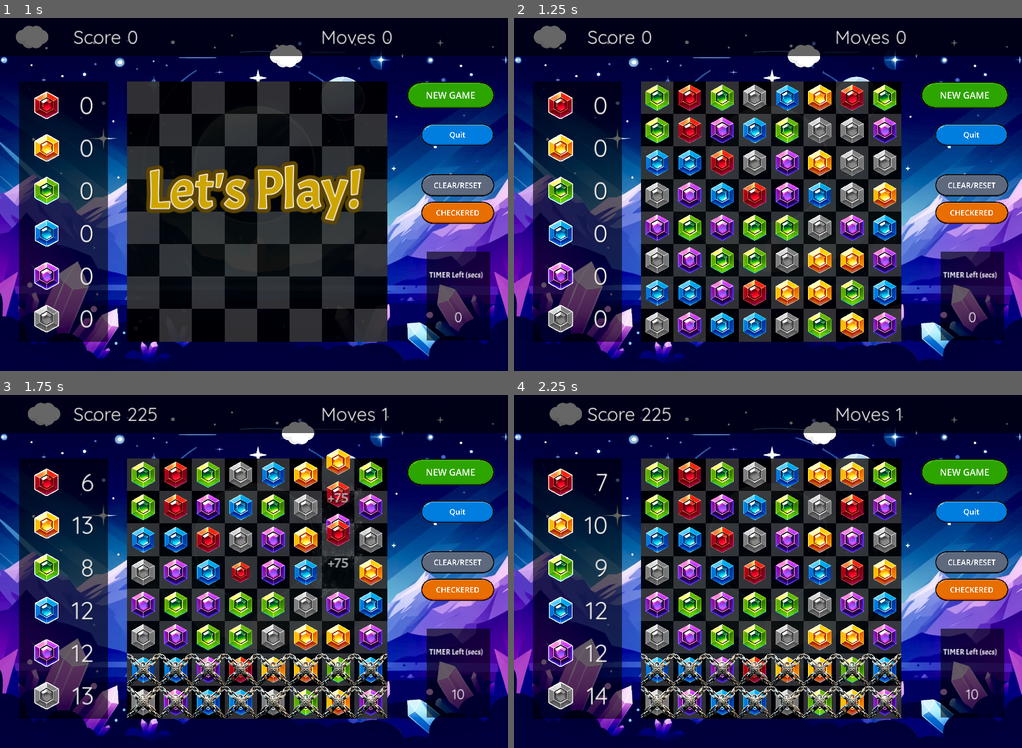
Above: before the commit, frames 1-4 (two rows, left to right).
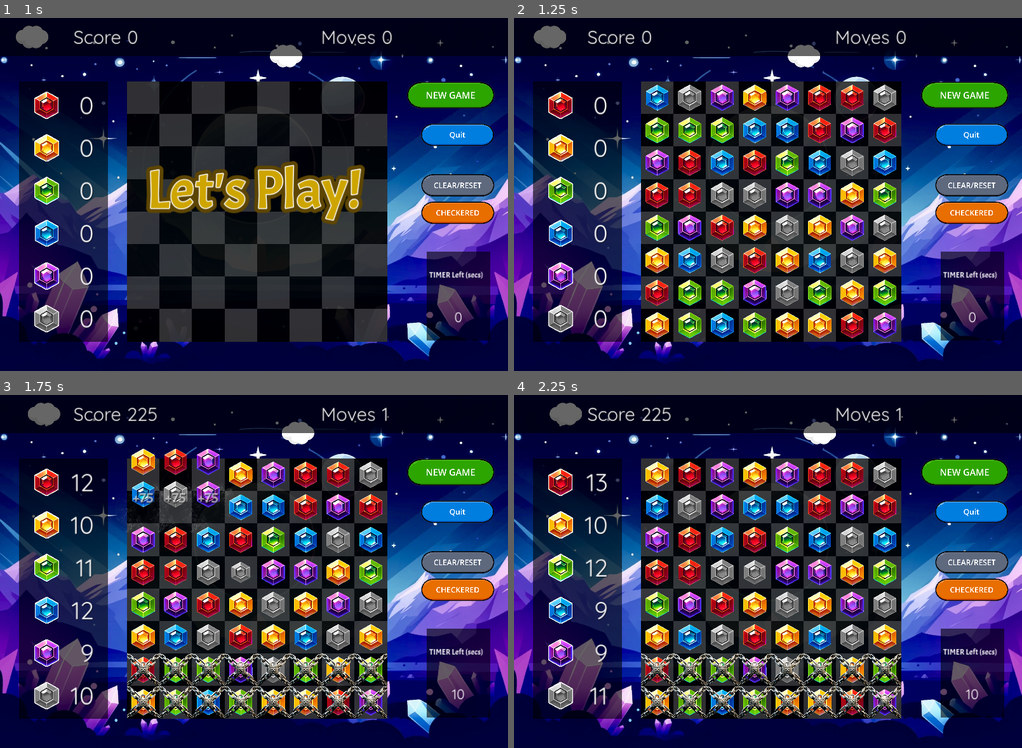
Above: after the commit, the same moments.

Repository: gitbrent/godot-match-3
Game: Godot game, scene res://main.tscn
Two runs of this game, one before a commit and one after it. Both use one fixed random seed, a clock stepped at 60 frames per second and the inputs below.
Inputs:
- Up to frame 1 (1 s): click "Level 2" at 0.5 s
- Up to frame 2 (1.25 s): no input
- Up to frame 3 (1.75 s): click "Level 1" at 1.25 s
- Up to frame 4 (2.25 s): click "Level 1" at 2 s

Frame 1 is identical in both runs. In frame 2, 14% of the frame differs, in the area x 25-76%, y 18-91%; in frame 3, 15%, in the area x 13-76%, y 15-91%; in frame 4, 13%.

Commit message:
updated Food level to use init, show msg

Diff:
--- a/game_boards/board_food/board_food.gd
+++ b/game_boards/board_food/board_food.gd
@@ -1,10 +1,11 @@
 extends Node2D
-class_name GameBoard
+class_name GameBoardFood
 # SIGNALS
 signal props_updated_moves(moves:int)
 signal props_updated_score(score:int)
 signal props_updated_gemsdict(gems_dict:Dictionary)
 signal board_match_multi(match_cnt:int)
+signal show_game_msg(msg:String)
 # SCENES
 @onready var grid_container:GridContainer = $GridContainer
 @onready var hbox_container:HBoxContainer = $HBoxContainer
@@ -13,6 +14,7 @@
 var CmnDbg = preload("res://game_boards/all_common/common_debug.gd").new()
 const GEM_COLOR_NAMES = [Enums.GemColor.RED, Enums.GemColor.ORG, Enums.GemColor.YLW, Enums.GemColor.GRN, Enums.GemColor.BLU, Enums.GemColor.PRP]
 const GEM_POINTS:int = 25
+const GEM_DICT:Enums.GemDict = Enums.GemDict.FOOD
 var selected_cell_1:CommonGemCell = null
 var selected_cell_2:CommonGemCell = null
 var undo_cell_1:CommonGemCell = null
@@ -29,8 +31,29 @@
 	const brd_sq0 = "res://game_boards/board_food/assets/board_square_0.tscn"
 	const brd_sq1 = "res://game_boards/board_food/assets/board_square_1.tscn"
 	CmnFunc.fill_grid(hbox_container, grid_container, brd_sq0, brd_sq1)
-	CmnFunc.fill_hbox(hbox_container, Enums.GemDict.FOOD, self._on_cell_click)
-	# B: check board after init
+
+# NOTE: iOS [Xcode] has no cells if "CmnFunc.fill_hbox()" is in the _ready() func above
+# So, instead of having [game_space.gd] flip `visible` flag on this scene, let's do both of these here to alleviate the issue
+# Plus, even when calling both fill_grid funcs, then "process_game_round()" - it made the matching sound sin the background on main game launch, etc.
+func init_game():
+	# IMPORTANT: This game scene was just made visible before this func is called,
+	# so give the engine a render frame to set the HBoxs or they wont exist yet
+	call_deferred("init_game2")
+
+func init_game2():
+	# A: clear all GemCells
+	for vbox in hbox_container.get_children():
+		for cell in vbox.get_children():
+			vbox.remove_child(cell)
+			cell.queue_free()
+	# B: show awesome welcome message
+	emit_signal("show_game_msg", "Let's Play!")
+	# C: Animation runtime for msg is 0.5-sec
+	await CmnFunc.delay_time(self.get_child(0), 0.5)
+	# D: do this hre instead of _ready() as iOS/Xcode wont fill cells when invisible or something like that
+	CmnFunc.fill_hbox(hbox_container, GEM_DICT, self._on_cell_click)
+	# E: check board after init (wait a 1/4 sec) for UI updates
+	await CmnFunc.delay_time(self, 0.25)
 	process_game_round()
 
 func new_game():
@@ -107,8 +130,8 @@
 	# C: logially swap
 	var gem_cell_1 = swap_cell_1.gem_color
 	var gem_cell_2 = swap_cell_2.gem_color
-	swap_cell_1.initialize(gem_cell_2, Enums.GemDict.FOOD)
-	swap_cell_2.initialize(gem_cell_1, Enums.GemDict.FOOD)
+	swap_cell_1.initialize(gem_cell_2, GEM_DICT)
+	swap_cell_2.initialize(gem_cell_1, GEM_DICT)
 	#debug_print_ascii_table([swap_cell_1,swap_cell_2])
 
 	# D: get position to restore to after move so tween sets/flows smoothly
--- a/game_boards/board_food/game_food.gd
+++ b/game_boards/board_food/game_food.gd
@@ -1,15 +1,26 @@
 extends Node2D
+# VARS
+var CmnFunc = preload("res://game_boards/all_common/common.gd").new()
 # SCENES
 @onready var game_top_h_box:HBoxContainer = $ContTopBar/GameTopHBox
 @onready var game_stats:VBoxContainer = $ContGameStats/GameStats
-@onready var game_board:GameBoard = $ContBoard/Board
+@onready var game_board:GameBoardFood = $ContBoard/Board
 @onready var animation_player:AnimationPlayer = $ContMessages/AnimationPlayer
+@onready var center_container:CenterContainer = $ContMessages/CenterContainer
+@onready var label_msg_btm:RichTextLabel = $ContMessages/CenterContainer/LabelMsgBtm
+@onready var label_msg_top:RichTextLabel = $ContMessages/CenterContainer/LabelMsgTop
 
 func _ready():
+	# A:
 	game_board.connect("props_updated_moves", self._on_props_updated_moves)
 	game_board.connect("props_updated_score", self._on_props_updated_score)
 	game_board.connect("props_updated_gemsdict", self._on_props_updated_gemsdict)
 	game_board.connect("board_match_multi", self.on_board_match_multi)
+	game_board.connect("show_game_msg", self._on_show_game_msg)
+	# B:
+	center_container.visible = false
+
+# =========================================================
 
 func _on_props_updated_gemsdict(gems_dict:Dictionary):
 	# EX: `{ "RED": 9, "ORG": 11, "YLW": 14, "GRN": 9, "BLU": 9, "PRP": 12 }`
@@ -25,6 +36,13 @@
 
 func _on_props_updated_moves(moves:int):
 	game_top_h_box.get_child(1).get_child(1).text = str(moves)
+
+func _on_show_game_msg(msg:String):
+	label_msg_btm.text = msg
+	label_msg_top.text = msg
+	animation_player.play("show_msg_game")
+	await CmnFunc.delay_time(self, 0.5)
+	center_container.visible = false
 
 func on_board_match_multi(match_cnt:int):
 	# TODO: add more messages
@@ -44,3 +62,8 @@
 func _on_btn_make_vert_pressed():
 	game_board.debug_make_gem_grid()
 	#game_board.debug_make_match_col()
+
+# =========================================================
+
+func init_game():
+	game_board.init_game()
--- a/game_boards/board_food/game_food.tscn
+++ b/game_boards/board_food/game_food.tscn
@@ -66,9 +66,50 @@
 "values": [204, 240, 204]
 }
 
+[sub_resource type="Animation" id="Animation_yx87u"]
+resource_name = "show_msg_game"
+length = 0.5
+tracks/0/type = "value"
+tracks/0/imported = false
+tracks/0/enabled = true
+tracks/0/path = NodePath("ContMessages/CenterContainer:visible")
+tracks/0/interp = 1
+tracks/0/loop_wrap = true
+tracks/0/keys = {
+"times": PackedFloat32Array(0, 0.5),
+"transitions": PackedFloat32Array(1, 1),
+"update": 1,
+"values": [true, false]
+}
+tracks/1/type = "value"
+tracks/1/imported = false
+tracks/1/enabled = true
+tracks/1/path = NodePath("ContMessages/CenterContainer/LabelMsgBtm:theme_override_font_sizes/normal_font_size")
+tracks/1/interp = 1
+tracks/1/loop_wrap = true
+tracks/1/keys = {
+"times": PackedFloat32Array(0, 0.25, 0.5),
+"transitions": PackedFloat32Array(1, 1, 1),
+"update": 0,
+"values": [204, 240, 204]
+}
+tracks/2/type = "value"
+tracks/2/imported = false
+tracks/2/enabled = true
+tracks/2/path = NodePath("ContMessages/CenterContainer/LabelMsgTop:theme_override_font_sizes/normal_font_size")
+tracks/2/interp = 1
+tracks/2/loop_wrap = true
+tracks/2/keys = {
+"times": PackedFloat32Array(0, 0.25, 0.5),
+"transitions": PackedFloat32Array(1, 1, 1),
+"update": 0,
+"values": [204, 240, 204]
+}
+
 [sub_resource type="AnimationLibrary" id="AnimationLibrary_htlur"]
 _data = {
-"show_msg_amazing": SubResource("Animation_3xeuw")
+"show_msg_amazing": SubResource("Animation_3xeuw"),
+"show_msg_game": SubResource("Animation_yx87u")
 }
 
 [node name="GameFood" type="Node2D"]
@@ -506,6 +547,35 @@
 autowrap_mode = 0
 shortcut_keys_enabled = false
 
+[node name="CenterContainer" type="CenterContainer" parent="ContMessages"]
+offset_right = 2000.0
+offset_bottom = 259.0
+mouse_filter = 2
+
+[node name="LabelMsgBtm" type="RichTextLabel" parent="ContMessages/CenterContainer"]
+clip_contents = false
+layout_mode = 2
+theme = ExtResource("18_p5dta")
+theme_override_font_sizes/normal_font_size = 204
+bbcode_enabled = true
+text = "Message"
+fit_content = true
+scroll_active = false
+autowrap_mode = 0
+shortcut_keys_enabled = false
+
+[node name="LabelMsgTop" type="RichTextLabel" parent="ContMessages/CenterContainer"]
+clip_contents = false
+layout_mode = 2
+theme = ExtResource("17_j7spk")
+theme_override_font_sizes/normal_font_size = 204
+bbcode_enabled = true
+text = "Message"
+fit_content = true
+scroll_active = false
+autowrap_mode = 0
+shortcut_keys_enabled = false
+
 [connection signal="pressed" from="BtnNewGame" to="." method="_on_newgame_button_pressed"]
 [connection signal="pressed" from="BtnQuitGame" to="." method="_on_btn_quit_game"]
 [connection signal="pressed" from="BtnClearDebugLabels" to="." method="_on_btn_clear_debug_labels_pressed"]
--- a/game_boards/board_space/board_space.gd
+++ b/game_boards/board_space/board_space.gd
@@ -68,9 +68,6 @@
 	# F: start inactivity timer
 	inactivity_timer.start()
 	# G: *GAME-SPECIFIC*: frozen gems
-	# TODO: NEW!
-	print("WIP:")
-	# TODO: look bottom two rows
 	CmnFunc.lock_bottom_two_rows(hbox_container)
 
 func new_game():
--- a/game_boards/board_space/game_space.tscn
+++ b/game_boards/board_space/game_space.tscn
@@ -606,7 +606,7 @@
 grow_horizontal = 2
 grow_vertical = 2
 theme = ExtResource("18_jrjnv")
-theme_override_font_sizes/normal_font_size = 240
+theme_override_font_sizes/normal_font_size = 204
 bbcode_enabled = true
 text = "[center]Amazing![/center]"
 fit_content = true
@@ -627,7 +627,7 @@
 grow_horizontal = 2
 grow_vertical = 2
 theme = ExtResource("19_iidij")
-theme_override_font_sizes/normal_font_size = 240
+theme_override_font_sizes/normal_font_size = 204
 bbcode_enabled = true
 text = "[center]Amazing![/center]"
 fit_content = true
@@ -636,7 +636,6 @@
 shortcut_keys_enabled = false
 
 [node name="CenterContainer" type="CenterContainer" parent="ContMessages"]
-visible = false
 layout_mode = 0
 offset_right = 2000.0
 offset_bottom = 259.0
--- a/main.gd
+++ b/main.gd
@@ -6,6 +6,7 @@
 func _on_btn_board_1_pressed():
 	game_board_1.visible = true
 	game_board_2.visible = false
+	game_board_1.init_game()
 
 func _on_btn_board_2_pressed():
 	game_board_1.visible = false
Not shown: 1 places in game_boards/board_food/game_food.tscn that only renumber resources
